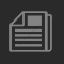
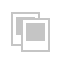
Layered file, before and after one edit (64x64). Changes by layer:
added layer "Layer 9" above "Layer 8" over box(21, 18, 50, 52)
added layer "Layer 8" above "Layer 7 copy" over box(11, 12, 40, 46)
hid "Layer 7" over box(0, 0, 64, 64)
